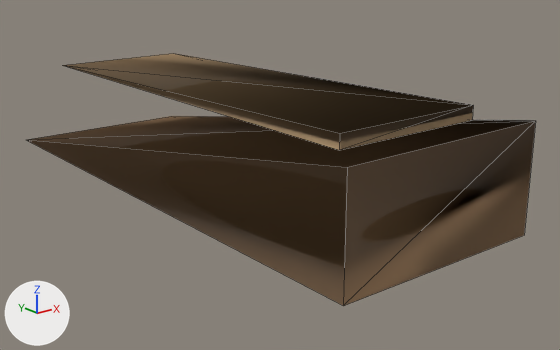
The glTF model assets/models/features/log_ramp.glb as it was, and as the next commit left it.
Camera for both pictures: a 50 mm lens placed at (-0.885, -1.278, 0.493), pointed at (0.066, -0.09, 0.017). The lights are fixed; the arrows at lower left show +X, +Y and +Z. The picture after the commit comes second. Mesh edges are drawn as thin lines.

In view in the first picture: 'log_ramp__surf_wood_plank'.
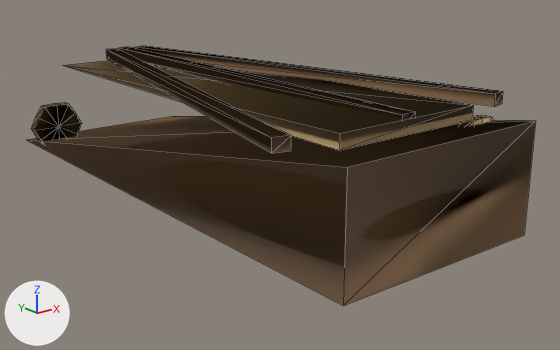
What differs and where, as boxes (x1, y1, x2, y2) in the pictures (560 x 350 px):
'log_ramp__surf_wood_plank', reshaped
    before: (27, 53, 536, 306)
    after: (27, 46, 536, 306)
part 1 of me_log_ramp__surf_wood_plank, added
    after: (119, 47, 416, 119)
part 2 of me_log_ramp__surf_wood_plank, added
    after: (31, 102, 82, 143)
part 3 of me_log_ramp__surf_wood_plank, added (mostly hidden)
    after: (460, 115, 493, 126)
part 4 of me_log_ramp__surf_wood_plank, added (brown)
    after: (106, 46, 503, 153)
part 5 of me_log_ramp__surf_wood_plank, recoloured
    before: (92, 53, 473, 136)
    after: (92, 60, 473, 136)

The change in detail:
Material 'log_ramp_cut_ends_mat' (mat_log_ramp_cut_ends_mat) is new.
Its base color is (0.66, 0.45, 0.24) (beige #d4b386).
Its roughness is 0.85.
Material 'log_ramp_worn_top_mat' (mat_log_ramp_worn_top_mat) is new.
Its base color is (0.58, 0.38, 0.18) (brown #c8a676).
Its roughness is 0.85.
Material 'log_ramp_bark_strips_mat' (mat_log_ramp_bark_strips_mat) is new.
Its base color is (0.18, 0.1, 0.045) (brown #76593c).
Its roughness is 0.85.
me_log_ramp__surf_wood_plank is used by ob_log_ramp__surf_wood_plank; location (0.0, 0.0, 0.0).
me_log_ramp__surf_wood_plank had 12 vertices, 16 faces and spanned x -0.21..0.21, y -0.575..0.575, z 0.0..0.22.
me_log_ramp__surf_wood_plank now has 88 vertices, 148 faces and spans x -0.257..0.257, y -0.575..0.575, z -0.003..0.227.
me_log_ramp__surf_wood_plank part 1: a new loose piece, a box spanning x -0.015..0.015, y -0.49..0.43, z 0.205..0.227, in mat_log_ramp_bark_strips_mat (brown #76593c).
me_log_ramp__surf_wood_plank part 2: a new loose piece of 26 vertices spanning x -0.229..-0.111, y 0.46..0.48, z -0.003..0.103, in mat_log_ramp_cut_ends_mat (beige #d4b386).
me_log_ramp__surf_wood_plank part 3: a new loose piece of 26 vertices spanning x 0.118..0.222, y -0.5..-0.48, z 0.104..0.196, in mat_log_ramp_cut_ends_mat (beige #d4b386).
Part 4, on me_log_ramp__surf_wood_plank:
8 vertices are added at x -0.257..0.257, y -0.482..0.422, z 0.205.
8 new vertices lie (0.0, 0.0, 0.022) away from vertices in x -0.257..0.257, y -0.482..0.422, z 0.205.
24 new faces join them, mat_log_ramp_bark_strips_mat (brown #76593c).
me_log_ramp__surf_wood_plank part 5: 8 faces spanning x -0.15..0.15, y -0.495..0.455, z 0.195..0.22 switch from mat_log_ramp_highlight_mat (brown #bf9e76) to mat_log_ramp_worn_top_mat (brown #c8a676).
me_log_ramp__surf_wood_plank gains material mat_log_ramp_bark_strips_mat (brown #76593c).
me_log_ramp__surf_wood_plank gains material mat_log_ramp_cut_ends_mat (beige #d4b386).
